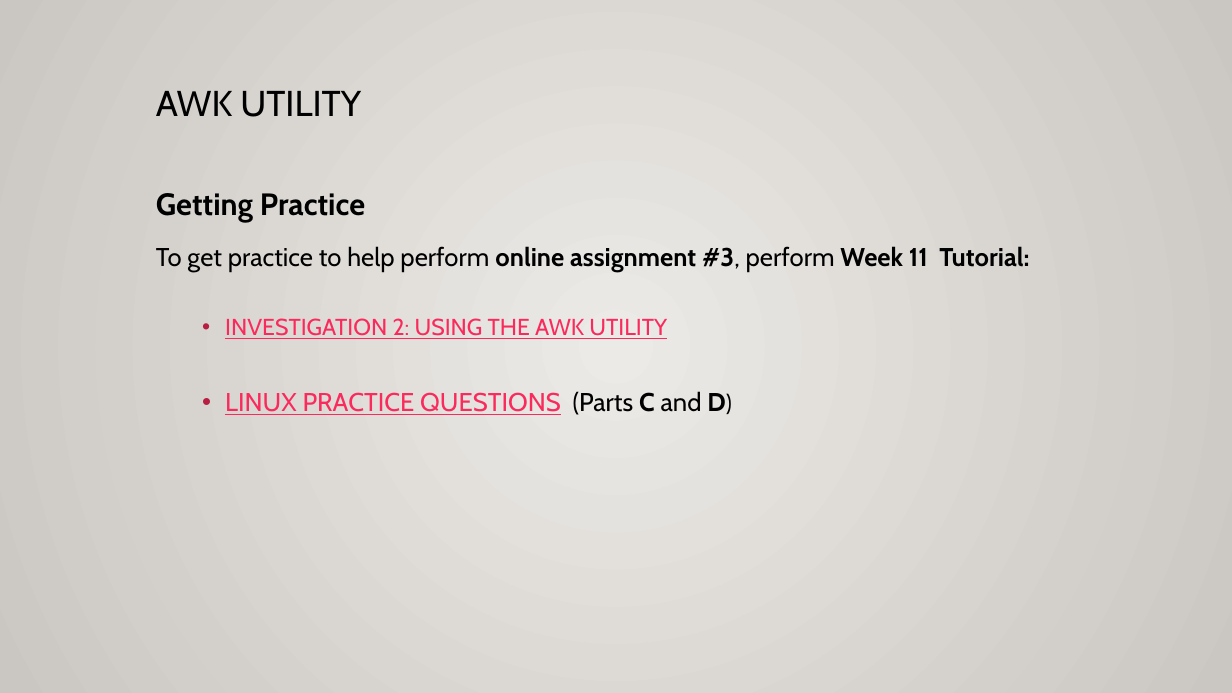
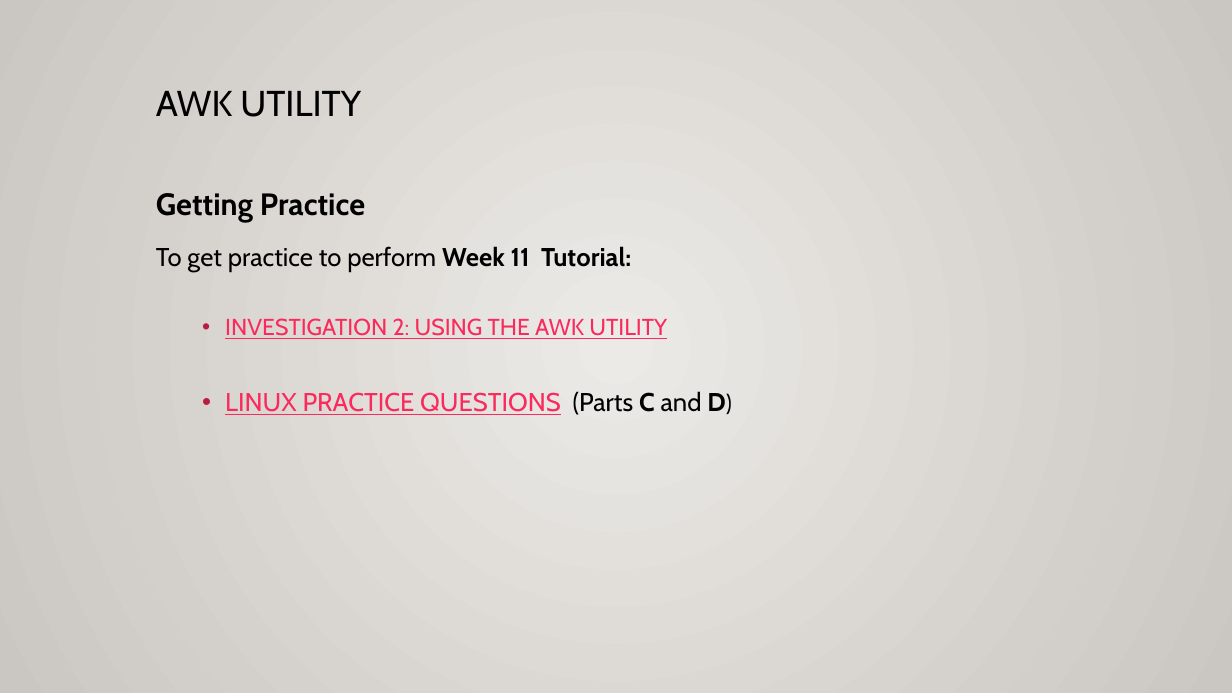
Before and after one commit to Seneca-ICTOER/OSL640, a slide deck: slide 35 of static/slides/OSL640-Week11.pptx. Drawn at 1232x693 pixels with LibreOffice and Linux fonts; fonts in the diff are those of the drawing. Boxes give left, top, right and bottom in pixels: in the first picture for what was removed or moved away, otherwise in the second. Text is boxed around its words. In the diff, an @@ line names an element or a change of style, - is before the commit and + after.

```diff
--- a/static/slides/OSL640-Week11.pptx
+++ b/static/slides/OSL640-Week11.pptx
@@ text at bbox=[156, 246, 631, 271]: text changed @@
-To get practice to help perform online assignment #3, perform Week 11 Tutorial:
+To get practice to perform Week 11 Tutorial:
```
Also in this commit, not shown: 1 other slide changed, 13 other files.
